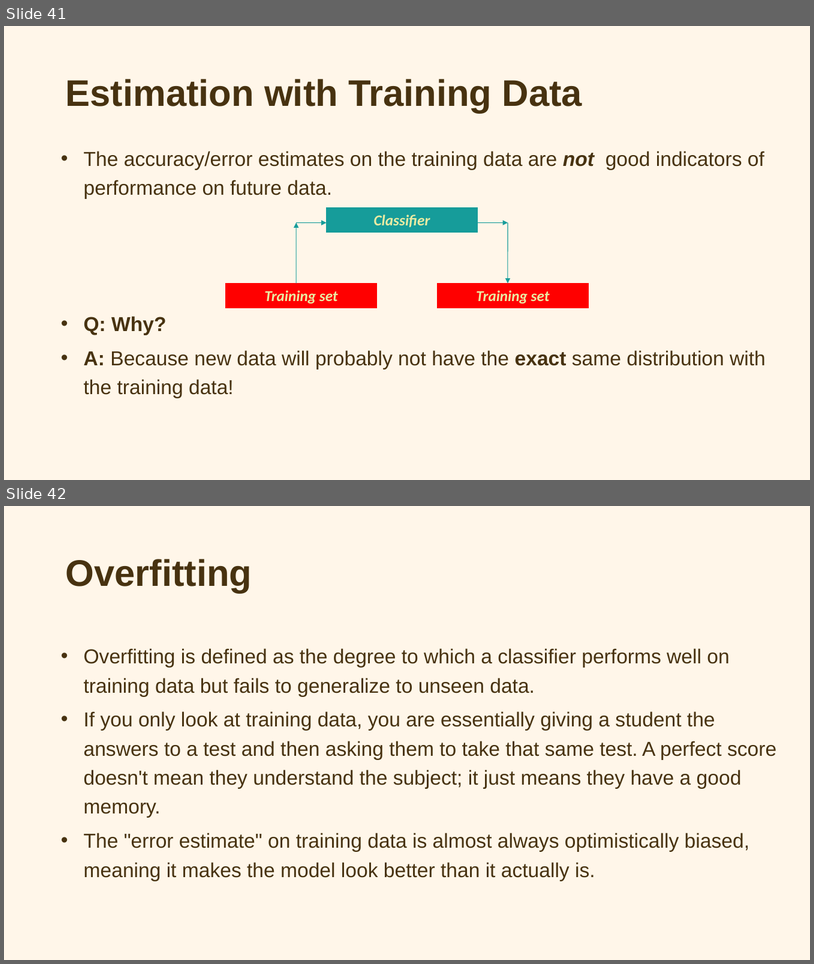
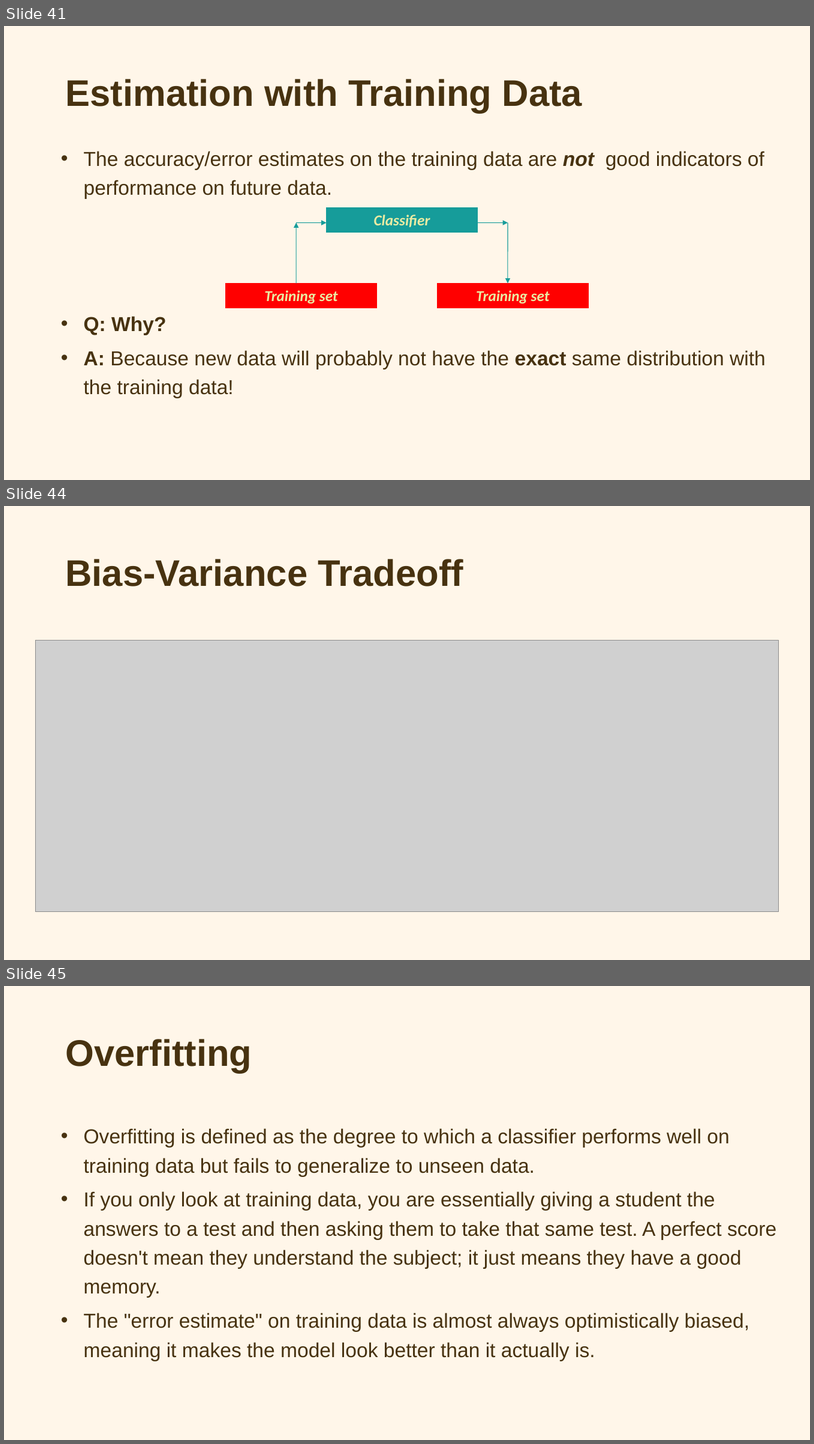
Before and after one commit to OEKundakcioglu/OEKundakcioglu.github.io, a slide deck: public/Week2/Week2.pptx. Shown one above the other, each under a label of ours: slides 41 and 42 before the commit, slides 41, 44 and 45 after it; the slides between them are not shown. The pictures are 814x964 and 814x1444 pixels, drawn with LibreOffice and Linux fonts; fonts in the diff are those of the drawing; grey boxes stand for pictures. Boxes give left, top, right and bottom in pixels: in the first picture for what was removed or moved away, otherwise in the second. Text is boxed around its words. In the diff, an @@ line names an element or a change of style, - is before the commit and + after.

```diff
--- a/public/Week2/Week2.pptx
+++ b/public/Week2/Week2.pptx
@@ slide 44 added at bbox=[4, 506, 810, 960], background #FFF7E9 @@
@@ title added at bbox=[65, 559, 464, 586], 44 pt, text #473210, bold @@
+Bias-Variance Tradeoff
@@ picture added at bbox=[35, 640, 779, 912] @@
@@ what was slide 42 is now slide 45 @@
```
Also in this commit, not shown: 1 slide changed, 3 other slides added.
